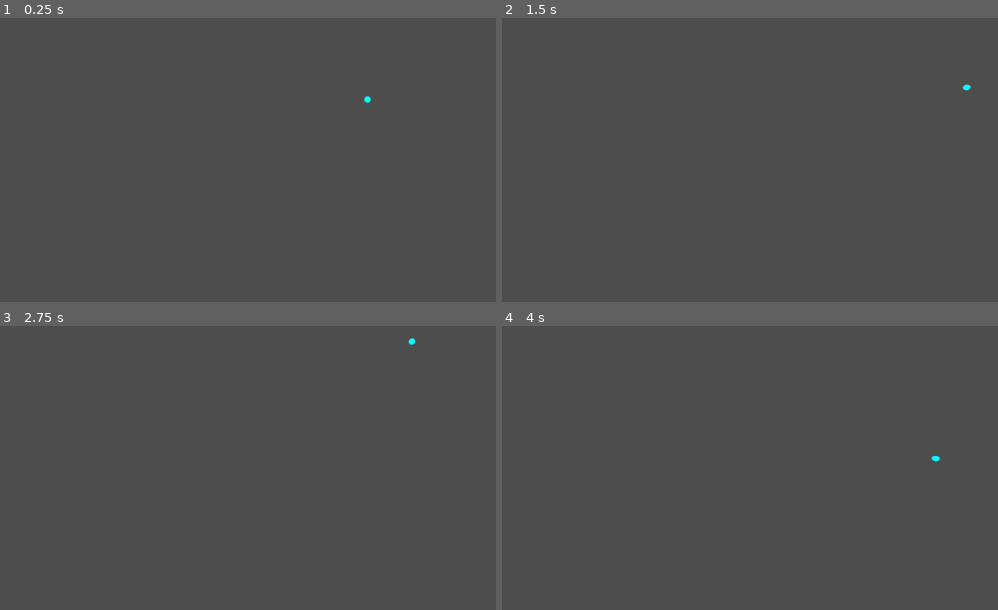
Above: before the commit, frames 1-4 (two rows, left to right).
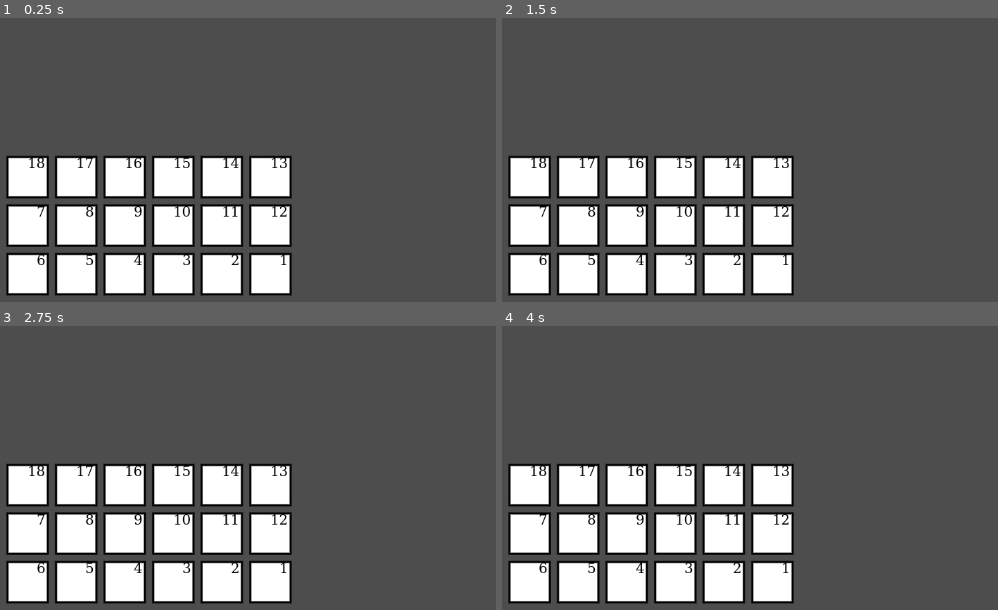
Above: after the commit, the same moments.

Repository: droqen/realmpilot
Game: Godot game, scene res://02-snakes/02snakes.tscn
Two runs of this game, one before a commit and one after it. Both use one fixed random seed, a clock stepped at 60 frames per second and the inputs below. Before the commit the project starts from res://01-mvmt-test/01.tscn.
Inputs (mouse positions are in pixels of both pictures, inside the frame that each line leads up to):
- Up to frame 1 (0.25 s): no input
- Up to frame 2 (1.5 s): tap Enter at 0.5 s; move the mouse to (outside the picture) at 0.52 s; tap Space at 1.25 s; move the mouse to (710, 123) at 1.27 s
- Up to frame 3 (2.75 s): tap Enter at 2 s; move the mouse to (outside the picture) at 2.02 s
- Up to frame 4 (4 s): move the mouse to (829, 496) at 2.77 s; tap Space at 3.5 s; move the mouse to (outside the picture) at 3.52 s

The runs differ from the first frame. In frame 1, 23% of the frame differs, in the area x 1-75%, y 27-98%; in frame 2, 23%, in the area x 1-95%, y 23-98%; in frame 3, 23%; in frame 4, 23%.

Commit message:
some stuff i guess

Diff:
--- a/01-mvmt-test/01.tscn
+++ b/01-mvmt-test/01.tscn
@@ -1,10 +1,89 @@
-[gd_scene load_steps=2 format=3 uid="uid://cxa271m3ew0vw"]
+[gd_scene load_steps=9 format=3 uid="uid://cxa271m3ew0vw"]
 
 [ext_resource type="Script" path="res://01-mvmt-test/pilot.gd" id="1_qcp2x"]
+[ext_resource type="Script" path="res://01-mvmt-test/clouds.gd" id="2_7w650"]
+[ext_resource type="Script" path="res://01-mvmt-test/camera.gd" id="2_yuw30"]
+[ext_resource type="Script" path="res://01-mvmt-test/parallax.gd" id="3_bpolo"]
+
+[sub_resource type="Gradient" id="Gradient_uexpv"]
+offsets = PackedFloat32Array(0.798701)
+colors = PackedColorArray(1, 1, 1, 1)
+
+[sub_resource type="GradientTexture2D" id="GradientTexture2D_8bqih"]
+gradient = SubResource("Gradient_uexpv")
+width = 480
+height = 480
+fill = 2
+fill_from = Vector2(0.5, 0.5)
+fill_to = Vector2(1, 0.5)
+
+[sub_resource type="SystemFont" id="SystemFont_7qo50"]
+font_names = PackedStringArray("Georgia", "Serif")
+font_weight = 999
+
+[sub_resource type="LabelSettings" id="LabelSettings_lkalg"]
+font = SubResource("SystemFont_7qo50")
+font_size = 20
+outline_size = 2
+outline_color = Color(1, 1, 1, 0.262745)
 
 [node name="01" type="Node2D"]
+
+[node name="clouds_crop" type="Sprite2D" parent="."]
+clip_children = 1
+position = Vector2(-240, 0)
+texture = SubResource("GradientTexture2D_8bqih")
+
+[node name="clouds" type="Node2D" parent="clouds_crop"]
+script = ExtResource("2_7w650")
 
 [node name="pilot" type="Node2D" parent="."]
 script = ExtResource("1_qcp2x")
 
-[node name="Camera2D" type="Camera2D" parent="."]
+[node name="camera" type="Camera2D" parent="." node_paths=PackedStringArray("target")]
+script = ExtResource("2_yuw30")
+target = NodePath("../pilot")
+
+[node name="parallax-label" type="Node2D" parent="camera"]
+script = ExtResource("3_bpolo")
+
+[node name="Label" type="Label" parent="camera/parallax-label"]
+offset_left = -133.0
+offset_top = -28.0
+offset_right = 155.0
+offset_bottom = 23.0
+text = "success and colour shining
+and 	bright, bright sun"
+label_settings = SubResource("LabelSettings_lkalg")
+
+[node name="ColorRect" type="ColorRect" parent="camera/parallax-label/Label"]
+layout_mode = 1
+anchors_preset = 15
+anchor_right = 1.0
+anchor_bottom = 1.0
+grow_horizontal = 2
+grow_vertical = 2
+color = Color(1, 1, 1, 0.192157)
+
+[node name="parallax-label2" type="Node2D" parent="camera"]
+scale = Vector2(1.2, 1.2)
+script = ExtResource("3_bpolo")
+posmult = 2.5
+
+[node name="Label" type="Label" parent="camera/parallax-label2"]
+offset_left = -362.5
+offset_top = 155.0
+offset_right = -74.5
+offset_bottom = 206.0
+text = "in every way glitters
+a shape without measure"
+label_settings = SubResource("LabelSettings_lkalg")
+
+[node name="ColorRect" type="ColorRect" parent="camera/parallax-label2/Label"]
+layout_mode = 1
+anchors_preset = 15
+anchor_right = 1.0
+anchor_bottom = 1.0
+grow_horizontal = 2
+grow_vertical = 2
+color = Color(1, 1, 1, 0.192157)
--- /dev/null
+++ b/01-mvmt-test/camera.gd
@@ -0,0 +1,8 @@
+extends Camera2D
+
+var v : Vector2
+@export var target : Node2D
+func _physics_process(delta: float) -> void:
+	if target:
+		v = lerp(v * 0.98, 10.0 * (target.position*0.1 - position), 0.1 * delta)
+	position += v * delta
--- /dev/null
+++ b/01-mvmt-test/clouds.gd
@@ -0,0 +1,25 @@
+extends Node2D
+
+func _draw() -> void:
+	for i in range(50):
+		draw_set_transform(
+			Vector2(
+				randf_range(-200, 200),
+				randf_range(-200, 200)
+			),
+			randf()*PI,
+			Vector2.ONE * randf_range(.5, 1.0)
+		)
+		draw_rect(
+			Rect2(-100,-100,200,200),
+			Color(
+				randf_range(0.25,0.75),
+				randf_range(0.25,0.75),
+				randf_range(0.25,0.75),
+				0.25
+			),
+			true,
+			-1.0,
+			true
+		)
+	draw_set_transform_matrix(Transform2D.IDENTITY)
--- /dev/null
+++ b/01-mvmt-test/parallax.gd
@@ -0,0 +1,6 @@
+extends Node2D
+
+@export var posmult : float = 2
+
+func _physics_process(_delta: float) -> void:
+	position = get_parent().position*-posmult
--- a/01-mvmt-test/pilot.gd
+++ b/01-mvmt-test/pilot.gd
@@ -10,13 +10,13 @@
 	var toc_dir = toc.normalized()
 	var toc_dist = toc.length()
 	desired_spd_amp = 0.0
-	if toc_dist < 5: desired_spd_amp = 0.0
-	elif toc_dist < 50: desired_spd_amp = remap(toc_dist,5,50,0.00,0.33)
+	if toc_dist < 13: desired_spd_amp = 0.0
+	elif toc_dist < 50: desired_spd_amp = remap(toc_dist,13,50,0.00,0.33)
 	elif toc_dist < 200: desired_spd_amp = remap(toc_dist,50,200,0.33,1.00)
 	else: desired_spd_amp = 1.00
 	desired_spd = desired_spd_amp * 300.0
 	var desired_v = toc_dir * desired_spd
-	v = lerp(v, desired_v, 10.0 * delta)
+	v = lerp(v, desired_v, 5.0 * delta)
 	position += v * delta
 	queue_redraw()
 
@@ -24,8 +24,8 @@
 	var t : Transform2D
 	var cur_spd_amp : float = v.length() / 300.0
 	t = t.scaled(Vector2(
-		lerp(1.0, 1.3, cur_spd_amp*cur_spd_amp*cur_spd_amp),
-		lerp(1.0, 0.8, cur_spd_amp*cur_spd_amp)
+		lerp(1.0, 1.44, cur_spd_amp*cur_spd_amp),
+		lerp(1.0, 0.75, cur_spd_amp*cur_spd_amp)
 	))
 	t = t.rotated(v.angle())
 	draw_set_transform_matrix(t)
--- /dev/null
+++ b/02-snakes/02snakes.tscn
@@ -0,0 +1,13 @@
+[gd_scene load_steps=3 format=3 uid="uid://cb2s8qvbqhwoy"]
+
+[ext_resource type="Script" path="res://02-snakes/grid_square_spawner.gd" id="1_gn8fc"]
+[ext_resource type="PackedScene" uid="uid://d1ivckx01nooj" path="res://02-snakes/grid_square.tscn" id="2_q48yd"]
+
+[node name="02Snakes" type="Node2D"]
+
+[node name="grid-square-spawn" type="Node2D" parent="."]
+position = Vector2(436, 576)
+script = ExtResource("1_gn8fc")
+cellwidth = 70.0
+cellheight = 70.0
+gridsquareprefab = ExtResource("2_q48yd")
--- /dev/null
+++ b/02-snakes/grid_square.tscn
@@ -0,0 +1,32 @@
+[gd_scene load_steps=5 format=3 uid="uid://d1ivckx01nooj"]
+
+[sub_resource type="Gradient" id="Gradient_wx84g"]
+offsets = PackedFloat32Array(0.87013, 0.876623, 0.941558, 1)
+colors = PackedColorArray(1, 1, 1, 1, 0, 0, 0, 1, 0, 0, 0, 1, 0, 0, 0, 0)
+
+[sub_resource type="GradientTexture2D" id="GradientTexture2D_3tcgt"]
+gradient = SubResource("Gradient_wx84g")
+fill = 2
+fill_from = Vector2(0.5, 0.5)
+
+[sub_resource type="SystemFont" id="SystemFont_o8oxr"]
+font_names = PackedStringArray("Fira Mono", "monospace")
+
+[sub_resource type="LabelSettings" id="LabelSettings_dg38i"]
+font = SubResource("SystemFont_o8oxr")
+font_size = 20
+font_color = Color(0, 0, 0, 1)
+
+[node name="grid-square" type="Node2D"]
+
+[node name="Sprite2D" type="Sprite2D" parent="."]
+texture = SubResource("GradientTexture2D_3tcgt")
+
+[node name="Label" type="Label" parent="."]
+offset_left = -26.0
+offset_top = -29.0
+offset_right = 26.0
+offset_bottom = 27.0
+text = "13"
+label_settings = SubResource("LabelSettings_dg38i")
+horizontal_alignment = 2
--- /dev/null
+++ b/02-snakes/grid_square_spawner.gd
@@ -0,0 +1,26 @@
+extends Node2D
+
+@export var cellswide : int = 6
+@export var cellshigh : int = 3
+@export var cellwidth : float = 30
+@export var cellheight : float = 30
+@export var gridsquareprefab : PackedScene
+
+func _ready() -> void:
+	var id : int = 1
+	var goingleft : bool = true
+	var pos : Vector2 = Vector2.ZERO
+	for y in range(cellshigh):
+		for x in range(cellswide):
+			if x != 0:
+				pos.x += (-1 if goingleft else 1) * cellwidth
+			make_grid_square(pos, id)
+			id += 1
+		goingleft = !goingleft
+		pos.y -= cellheight
+
+func make_grid_square(pos:Vector2, id:int):
+	var gridsquare = gridsquareprefab.instantiate()
+	gridsquare.position = pos
+	gridsquare.get_node("Label").text = str(id)
+	add_child(gridsquare)
--- a/project.godot
+++ b/project.godot
@@ -11,7 +11,7 @@
 [application]
 
 config/name="realmpilot"
-run/main_scene="res://01-mvmt-test/01.tscn"
+run/main_scene="res://02-snakes/02snakes.tscn"
 config/features=PackedStringArray("4.3", "GL Compatibility")
 config/icon="res://icon.svg"
 
